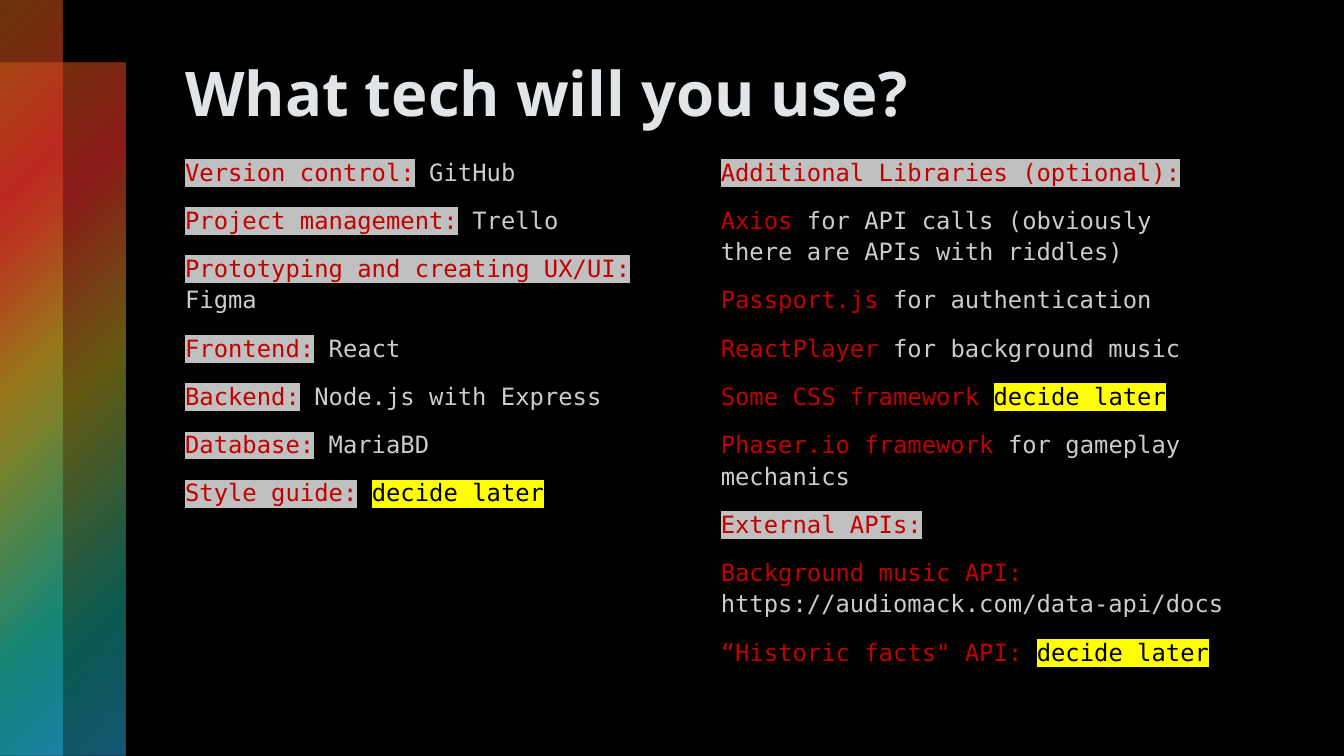
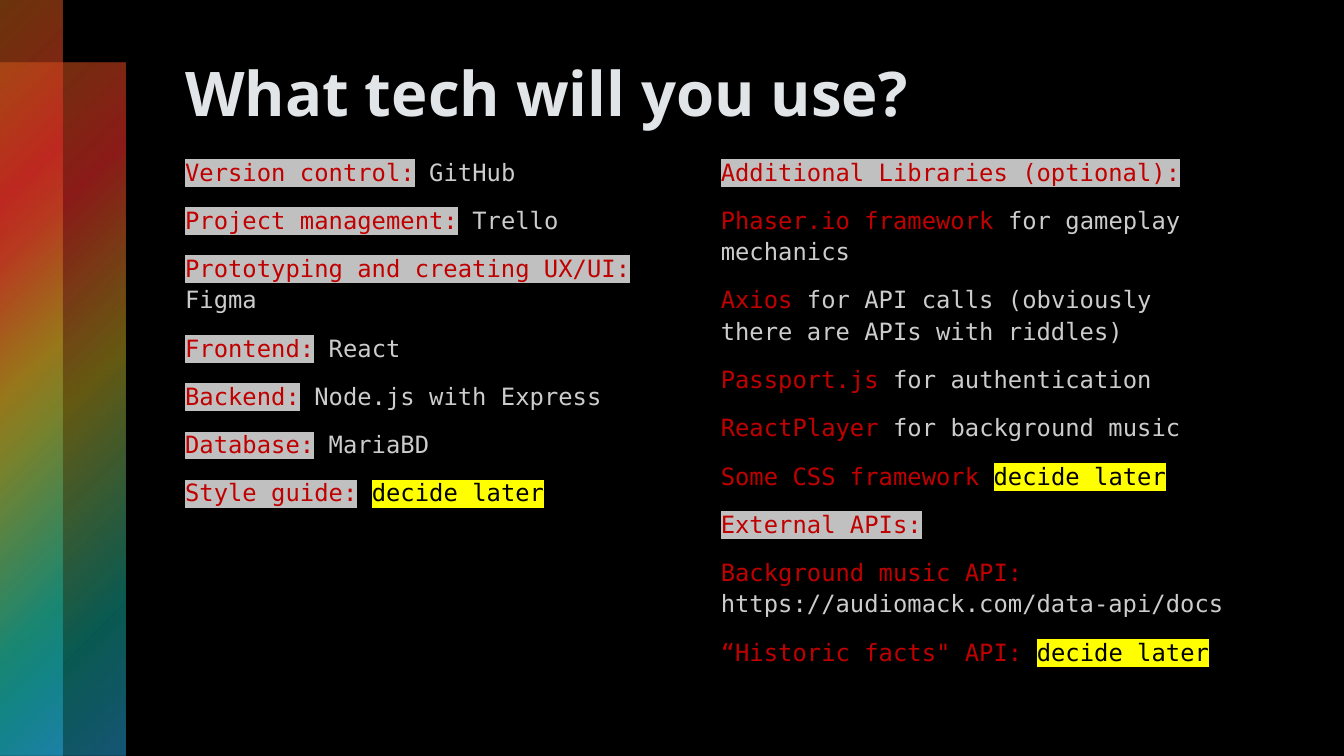
Before and after one commit to stabjana/team2, a slide deck: slide 6 of project_design/Project_presentation_v1.pptx. Drawn at 1344x756 pixels with LibreOffice and Linux fonts; fonts in the diff are those of the drawing. Boxes give left, top, right and bottom in pixels: in the first picture for what was removed or moved away, otherwise in the second. Text is boxed around its words. In the diff, an @@ line names an element or a change of style, - is before the commit and + after.

```diff
--- a/project_design/Project_presentation_v1.pptx
+++ b/project_design/Project_presentation_v1.pptx
@@ text at bbox=[721, 210, 1180, 261]: paragraph added @@
+Phaser.io framework for gameplay mechanics
@@ text at bbox=[721, 434, 1180, 486]: paragraph removed @@
-Phaser.io framework for gameplay mechanics
```
Also in this commit, not shown: 6 other slides changed, 3 other files.
